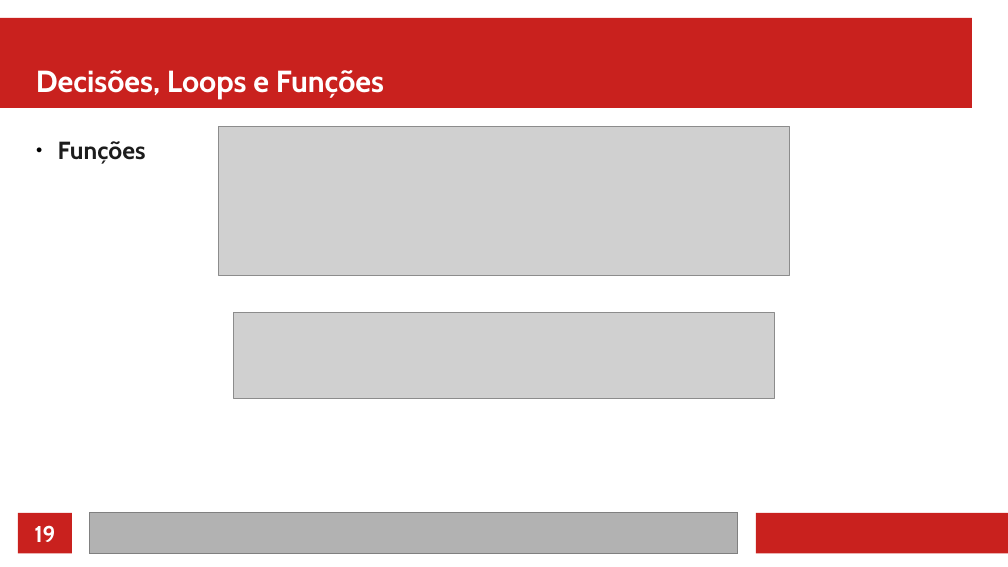
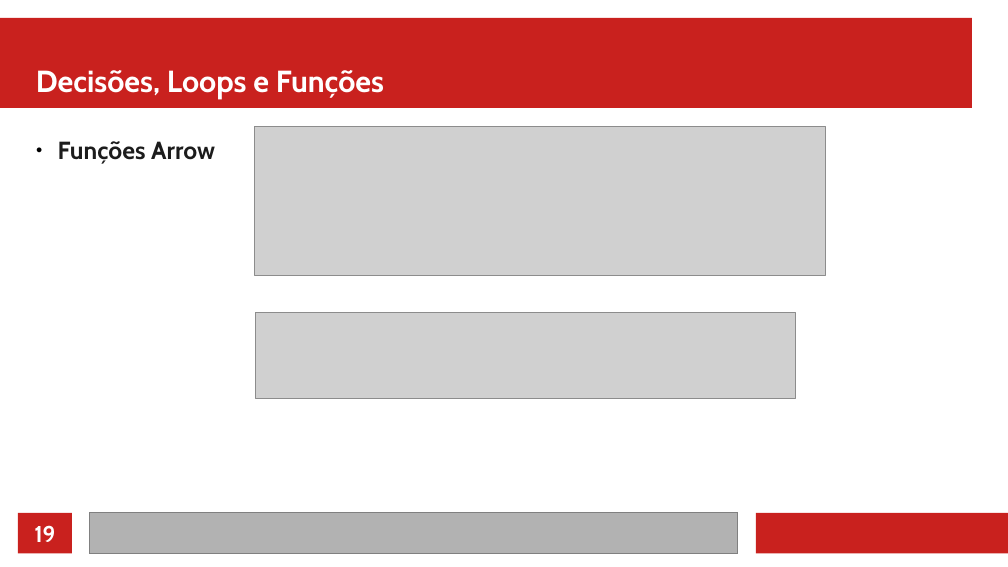
Before and after one commit to jeffersoncarvalho/ufc_2022_1, a slide deck: slide 19 of PD/02 - Ifs Loops e Funções.odp. Drawn at 1008x567 pixels with LibreOffice and Linux fonts; fonts in the diff are those of the drawing; grey boxes stand for pictures. Boxes give left, top, right and bottom in pixels: in the first picture for what was removed or moved away, otherwise in the second. Text is boxed around its words. In the diff, an @@ line names an element or a change of style, - is before the commit and + after.

```diff
--- a/PD/02 - Ifs Loops e Funções.odp
+++ b/PD/02 - Ifs Loops e Funções.odp
@@ text at box(58, 141, 215, 164): text changed @@
-● Funções
+● Funções Arrow
@@ picture: place and size @@
-picture at box(219, 126, 790, 274)
+picture at box(254, 126, 826, 274)
@@ picture: place and size @@
-picture at box(234, 313, 775, 399)
+picture at box(255, 313, 796, 399)
```
Also in this commit, not shown: 3 other slides changed, 14 slides added, 35 other files.
